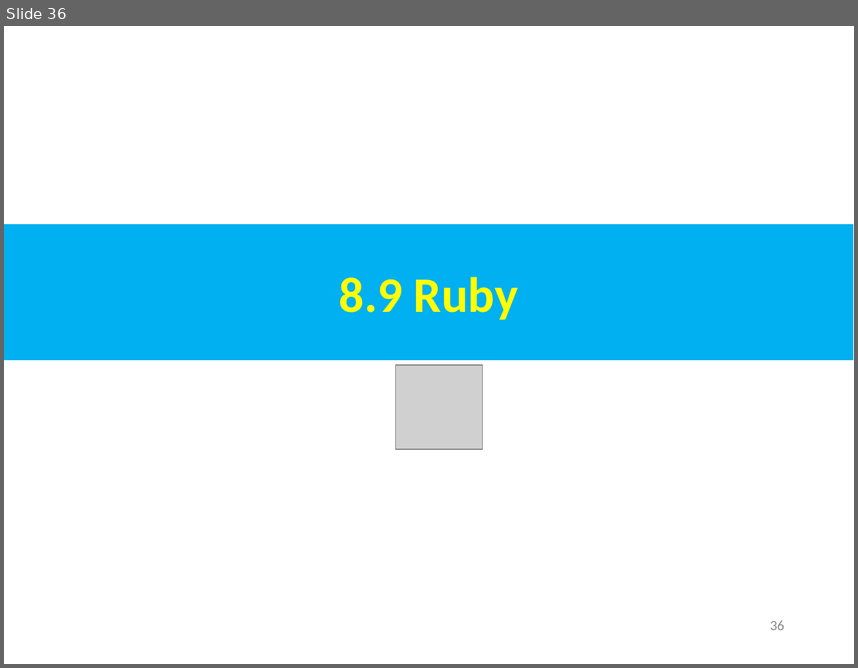
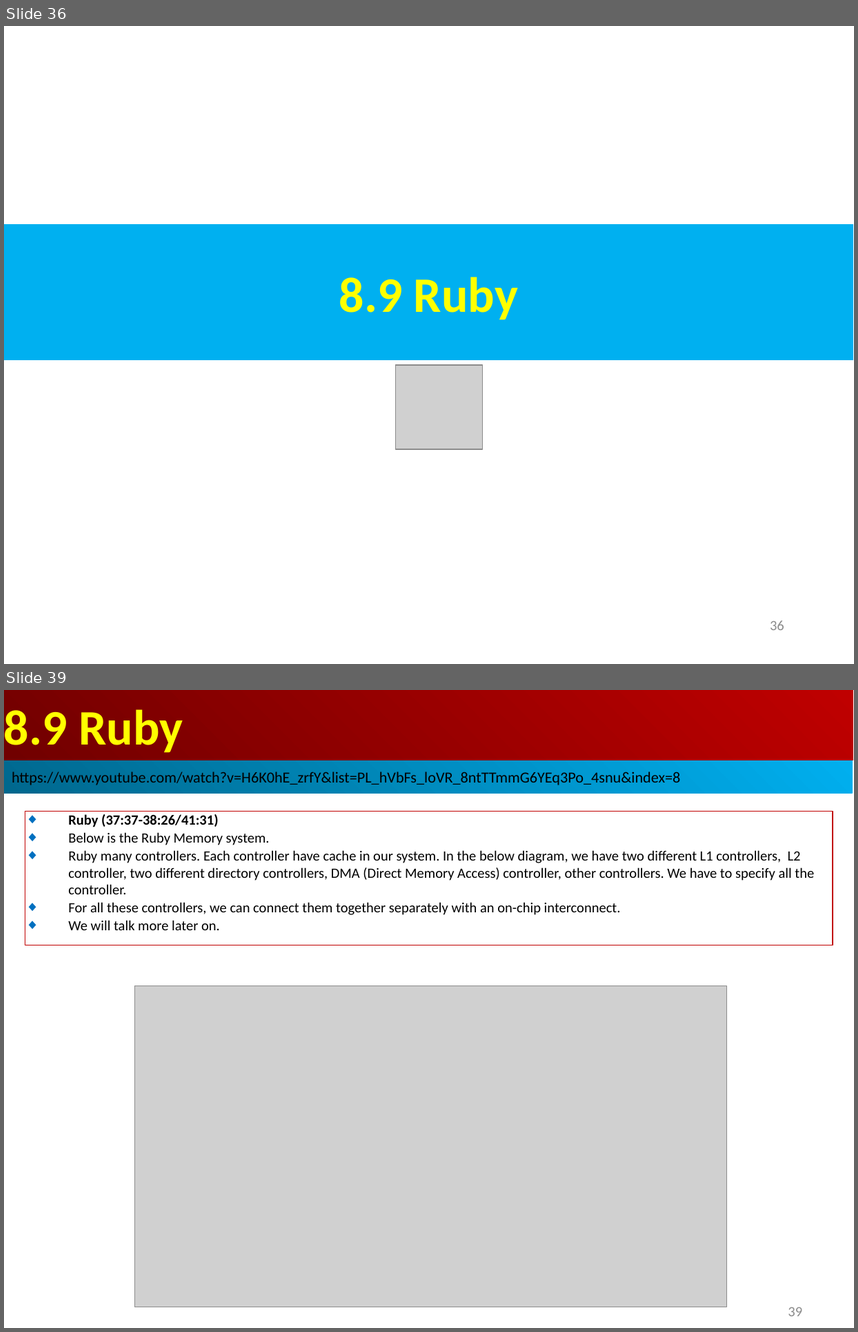
Before and after one commit to peterhchen/AIU_CS850_Gem5_McPAT, a slide deck: 050_Gem5/008.CacheMod/000_Video/008.CacheMod.ppt. Shown one above the other, each under a label of ours: slide 36 before the commit, slides 36 and 39 after it; the slides between them are not shown. The pictures are 858x668 and 858x1332 pixels, drawn with LibreOffice and Linux fonts; fonts in the diff are those of the drawing; grey boxes stand for pictures. Boxes give left, top, right and bottom in pixels: in the first picture for what was removed or moved away, otherwise in the second. Text is boxed around its words. In the diff, an @@ line names an element or a change of style, - is before the commit and + after.

```diff
--- a/050_Gem5/008.CacheMod/000_Video/008.CacheMod.ppt
+++ b/050_Gem5/008.CacheMod/000_Video/008.CacheMod.ppt
@@ slide 39 added at (4, 690, 854, 1328), background #FFFFFF @@
@@ rectangle added at (4, 690, 853, 760), fill gradient #BF0000 to #710000, 42 pt, text #FFFF00, bold @@
+8.9 Ruby
@@ rectangle added at (4, 760, 853, 793), fill gradient #00AFEF to #00688E, 13 pt, text #000000 @@
+https://www.youtube.com/watch?v=H6K0hE_zrfY&list=PL_hVbFs_loVR_8ntTTmmG6YEq3Po_4snu&index=8
@@ rectangle added at (25, 811, 833, 945), outline #C00000 0.74 pt, 12 pt, text #000000 @@
+◆ Ruby (37:37-38:26/41:31)
+◆ Below is the Ruby Memory system.
+◆ Ruby many controllers. Each controller have cache in our system. In the below diagram, we have two different L1 controllers, L2 controller, two different directory controllers, DMA (Direct Memory Access) controller, other controllers. We have to specify all the controller.
+◆ For all these controllers, we can connect them together separately with an on-chip interconnect.
+◆ We will talk more later on.
@@ picture added at (135, 986, 726, 1306) @@
@@ page number added at (788, 1307, 802, 1316), 12 pt, text #8B8B8B @@
+39
```
Also in this commit, not shown: 2 slides changed, 1 other slide added.
